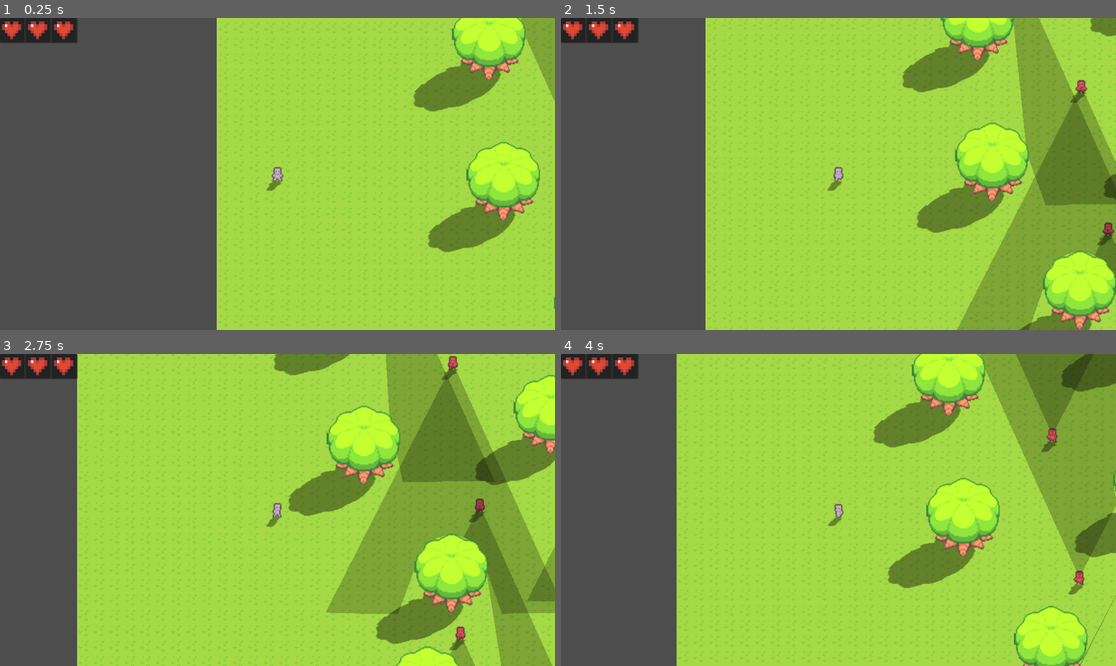
Above: before the commit, frames 1-4 (two rows, left to right).
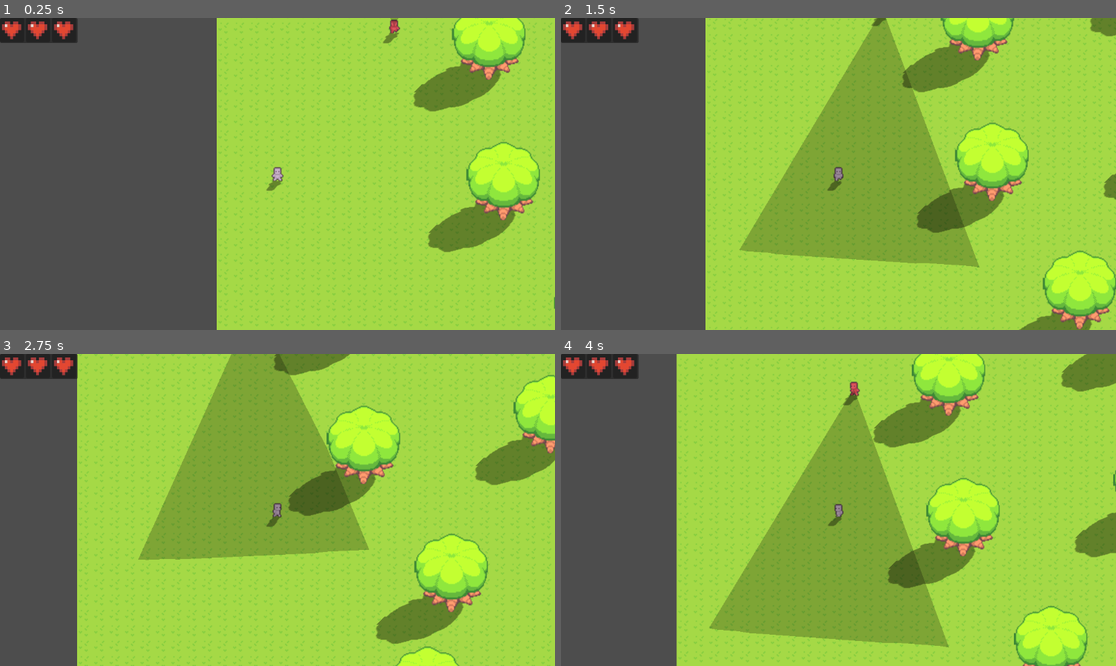
Above: after the commit, the same moments.

Repository: asuma312/red_hood_fox
Game: Godot game, scene res://main.tscn
Two runs of this game, one before a commit and one after it. Both use one fixed random seed, a clock stepped at 60 frames per second and the inputs below.
Inputs (mouse positions are in pixels of both pictures, inside the frame that each line leads up to):
- Up to frame 1 (0.25 s): no input
- Up to frame 2 (1.5 s): tap Enter at 0.5 s; hold Right (rightarrow) 0.53-1.28 s; tap ` (startwriting) at 0.6 s; click (838, 174) at 0.67 s; move the mouse to (727, 189) at 1.27 s; hold Down (downarrow) from 1.28 s (still down); tap Backspace at 1.35 s
- Up to frame 3 (2.75 s): move the mouse to (333, 441) at 2.02 s; release Down (downarrow) at 2.03 s; hold Right (rightarrow) from 2.03 s (still down); tap Delete at 2.1 s
- Up to frame 4 (4 s): move the mouse to (810, 572) at 2.77 s; release Right (rightarrow) at 2.78 s; hold Up (uparrow) 2.78-3.53 s; tap ` (startwriting) at 2.85 s; click (810, 572) at 2.92 s; move the mouse to (1005, 556) at 3.52 s; hold Left (leftarrow) from 3.53 s (still down); tap Backspace at 3.6 s

The runs differ from the first frame. In frame 1, 1.0% of the frame differs, in the area x 68-100%, y 0-27%; in frame 2, 30%; in frame 3, 35%, in the area x 24-100%, y 0-100%; in frame 4, 28%.

Commit message:
reworked the cone vision, added awareness

Diff:
--- a/chars/enemy.gd
+++ b/chars/enemy.gd
@@ -1,13 +1,13 @@
 extends CharacterBody2D
 
-var speed = 95
+var speed = 10
 var last_move = "up"
 var last_index = 0
 var actual_move
 var enemy_state
 var direction = Vector2.ZERO
 var initial_position:Vector2
-var awareness_level:int = 1
+var awareness_level:int = 0
 
 var vectors = {
 	"up": Vector2(0, -1),
@@ -19,38 +19,41 @@
 var last_position:Vector2
 var stop_chase:bool = false
 
-@onready var animated_sprite_2d: AnimatedSprite2D = $AnimatedSprite2D
-@onready var fov: Area2D = $fov
-@onready var fov_range_big: CollisionPolygon2D = $fov/fov_range_big
-@onready var fov_range_medium: CollisionPolygon2D = $fov/fov_range_medium
-@onready var fov_range_small: CollisionPolygon2D = $fov/fov_range_small
-@onready var fov_big: Polygon2D = $fov/fov_big
-@onready var visible_fov: RayCast2D = $fov/fov_big/visible_fov
-
-@onready var fov_small: Polygon2D = $fov/fov_small
-@onready var fov_polyon_checkers_big: Node2D = $fov/fov_polyon_checkers_big
-@onready var fov_polyon_checkers_small: Node2D = $fov/fov_polyon_checkers_small
-@onready var fov_polyon_checkers: Node2D
+@onready var animated_sprite_2d: AnimatedSprite2D = $animation
+
+
+@onready var fovs: Node2D = $fovs
+@onready var fov: Area2D = $fovs/fov_range_big
+@onready var fov_range_big: CollisionPolygon2D = $fovs/fov_range_big/collision_body
+@onready var fov_range_medium: CollisionPolygon2D = $fovs/fov_range_medium/collision_body
+@onready var fov_range_small: CollisionPolygon2D = $fovs/fov_range_small/collision_body
+@onready var fov_polyon_checkers_big: Node2D = $fovs/fov_polyon_checkers_big
+@onready var fov_polyon_checkers_small: Node2D = $fovs/fov_polyon_checkers_small
+
+@onready var fov_polyon_checkers:Node2D
+
 
 @onready var current_fovs: Array[CollisionPolygon2D]
-@onready var current_cone: Polygon2D
-@onready var player_finder: RayCast2D = $player_finder
+
+@onready var fov_vision: Polygon2D = $fovs/fov_vision
+
+@onready var light_source: PointLight2D = $"../lightsources/PointLight2D"
+
+@onready var player_finder: RayCast2D = $navigation/player_finder
 @onready var player:CharacterBody2D
 @onready var perma_player:CharacterBody2D
-@onready var navigation_agent_2d: NavigationAgent2D = $NavigationAgent2D
-@onready var cheat_code: RichTextLabel = $cheat_code
-
-@onready var sight_timer: Timer = $sight_timer
-@onready var move_timer: Timer = $move_timer
-@onready var searching_timer: Timer = $searching_timer
-@onready var look_timer: Timer = $look_timer
-@onready var attack_timer: Timer = $attack_timer
-
-
-
-
-@onready var light_source: PointLight2D = $"../lightsources/PointLight2D"
-@onready var light_source_finder: RayCast2D = $light_source_finder
+@onready var navigation_agent_2d: NavigationAgent2D = $navigation/NavigationAgent2D
+@onready var light_source_finder: RayCast2D = $navigation/light_source_finder
+
+@onready var sight_timer: Timer = $timers/sight_timer
+@onready var move_timer: Timer = $timers/move_timer
+@onready var searching_timer: Timer = $timers/searching_timer
+@onready var look_timer: Timer = $timers/look_timer
+@onready var attack_timer: Timer = $timers/attack_timer
+
+
+
+
 
 
 @onready var shadow_animation: AnimatedSprite2D = $shadow_checker/shadow
@@ -62,7 +65,7 @@
 
 
 func fov_polygons():
-	if not current_cone:
+	if not fov_polyon_checkers:
 		return
 	var array_vector = []
 	array_vector.append(Vector2(0,0))
@@ -76,8 +79,9 @@
 			_position = polygon.get_collision_point()
 			_position = polygon.to_local(_position)
 			array_vector.append(_position)
+
 	array_vector.append(Vector2(0,0))
-	current_cone.polygon = array_vector
+	fov_vision.polygon = array_vector
 
 func light_verifier():
 	fov_polygons()
@@ -88,21 +92,14 @@
 		fov_range_medium.disabled = true
 
 		current_fovs = [fov_range_small]
-
-		fov_big.visible = false
-		fov_small.visible = true
-		current_cone = fov_small
 		fov_polyon_checkers = fov_polyon_checkers_small
 	else:
 		fov_range_big.disabled = false
 		fov_range_medium.disabled = false
 		fov_range_small.disabled = false
 		current_fovs = [fov_range_big,fov_range_medium,fov_range_small]
-
-		fov_big.visible = true
-		fov_small.visible = false
-		current_cone = fov_big
 		fov_polyon_checkers = fov_polyon_checkers_big
+	fov = current_fovs[0].get_parent()
 
 
 	for area in shadow_checker.get_overlapping_areas():
@@ -114,11 +111,6 @@
 	in_shadow = false
 
 
-
-
-
-
-
 func _rotate_fov_to_dir(direction:Vector2):
 	if not direction:
 		return
@@ -126,8 +118,7 @@
 		direction = direction.normalized()
 
 		var angle = direction.angle()
-
-		fov.rotation = angle
+		fovs.rotation = angle
 	else:
 		print("Erro: vetor de direção inválido")
 
@@ -174,7 +165,11 @@
 	elif enemy_state == 'look' or enemy_state == 'look_reverse':
 		look_around()
 
-
+	elif enemy_state == 'waiting_to_run':
+		pass
+
+	elif enemy_state == 'idle':
+		pass
 
 
 
@@ -224,21 +219,6 @@
 	elif enemy_state == 'idle':
 		animated_sprite_2d.play("idle_down")
 
-func is_player_in_fov(player_pos: Vector2) -> bool:
-	for fov in current_fovs:
-		# Get the polygon points in local space
-		var local_polygon_points = fov.polygon
-		# Get the global transform
-		var global_transform = fov.get_global_transform_with_canvas()
-		# Transform the local points to global coordinates
-		var global_polygon_points = []
-		for point in local_polygon_points:
-			var global_point = global_transform * point
-			global_polygon_points.append(global_point)
-		# Check if the player's position is inside the polygon
-		if Geometry2D.is_point_in_polygon(player_pos, global_polygon_points):
-			return true  # Player is inside this FOV
-	return false  # Player is not inside any FOV
 
 
 
@@ -251,13 +231,17 @@
 
 			if body.is_in_shadow() and enemy_state != 'chasing':
 				return
-
+			awareness_level = 0
 
 			player = body
 			perma_player = player
-			print(is_player_in_fov(player.global_position))
-
-
+			var player_distance = player_finder.to_local(player.global_position)
+			for temp_fov in current_fovs:
+				var parent_area = temp_fov.get_parent()
+				if player in parent_area.get_overlapping_bodies():
+					print("adding awareness")
+					awareness_level+=1
+					print(awareness_level)
 			if sight_timer.is_stopped() and enemy_state not in ["chasing","chasing_ghost","waiting_to_run"]:
 				move_timer.stop()
 				enemy_state = 'waiting_to_run'
--- a/chars/enemy.tscn
+++ b/chars/enemy.tscn
@@ -293,194 +293,13 @@
 script = ExtResource("1_jtfdr")
 move_sequence = Array[String]([""])
 
-[node name="AnimatedSprite2D" type="AnimatedSprite2D" parent="."]
+[node name="animation" type="AnimatedSprite2D" parent="."]
 sprite_frames = SubResource("SpriteFrames_akp2r")
 animation = &"walk_side"
 
-[node name="CollisionShape2D" type="CollisionShape2D" parent="."]
+[node name="body_collision" type="CollisionShape2D" parent="."]
 position = Vector2(0, 0.5)
 shape = SubResource("RectangleShape2D_kaxpn")
-
-[node name="fov" type="Area2D" parent="."]
-collision_layer = 3
-collision_mask = 3
-
-[node name="fov_range_big" type="CollisionPolygon2D" parent="fov"]
-visible = false
-position = Vector2(-4, 3)
-polygon = PackedVector2Array(6, -5, 266, -122, 266, 134)
-
-[node name="fov_range_medium" type="CollisionPolygon2D" parent="fov"]
-visible = false
-position = Vector2(-4, 3)
-polygon = PackedVector2Array(6, -5, 178, -81, 177, 87)
-
-[node name="fov_range_small" type="CollisionPolygon2D" parent="fov"]
-position = Vector2(-4, 3)
-polygon = PackedVector2Array(6, -5, 72, -34, 70, 30)
-
-[node name="fov_big" type="Polygon2D" parent="fov"]
-visible = false
-color = Color(0, 0, 0, 0.243137)
-polygon = PackedVector2Array(3, -2, 261, -118, 262, 137)
-
-[node name="fov_small" type="Polygon2D" parent="fov"]
-visible = false
-color = Color(0, 0, 0, 0.243137)
-polygon = PackedVector2Array(3, -2, 68, -30, 67, 0, 66, 31)
-
-[node name="fov_polyon_checkers_big" type="Node2D" parent="fov"]
-visible = false
-
-[node name="RayCast2D" type="RayCast2D" parent="fov/fov_polyon_checkers_big"]
-target_position = Vector2(261, -118)
-collision_mask = 4
-
-[node name="RayCast2D2" type="RayCast2D" parent="fov/fov_polyon_checkers_big"]
-target_position = Vector2(260, -108)
-collision_mask = 4
-
-[node name="RayCast2D3" type="RayCast2D" parent="fov/fov_polyon_checkers_big"]
-target_position = Vector2(260, -94)
-collision_mask = 4
-
-[node name="RayCast2D4" type="RayCast2D" parent="fov/fov_polyon_checkers_big"]
-target_position = Vector2(260, -79)
-collision_mask = 4
-
-[node name="RayCast2D5" type="RayCast2D" parent="fov/fov_polyon_checkers_big"]
-target_position = Vector2(260, -63)
-collision_mask = 4
-
-[node name="RayCast2D6" type="RayCast2D" parent="fov/fov_polyon_checkers_big"]
-target_position = Vector2(261, -51)
-collision_mask = 4
-
-[node name="RayCast2D7" type="RayCast2D" parent="fov/fov_polyon_checkers_big"]
-target_position = Vector2(261, -37)
-collision_mask = 4
-
-[node name="RayCast2D8" type="RayCast2D" parent="fov/fov_polyon_checkers_big"]
-target_position = Vector2(261, -22)
-collision_mask = 4
-
-[node name="RayCast2D10" type="RayCast2D" parent="fov/fov_polyon_checkers_big"]
-target_position = Vector2(261, -11)
-collision_mask = 4
-
-[node name="RayCast2D11" type="RayCast2D" parent="fov/fov_polyon_checkers_big"]
-target_position = Vector2(261, -1)
-collision_mask = 4
-
-[node name="RayCast2D12" type="RayCast2D" parent="fov/fov_polyon_checkers_big"]
-target_position = Vector2(261, 10)
-collision_mask = 4
-
-[node name="RayCast2D13" type="RayCast2D" parent="fov/fov_polyon_checkers_big"]
-target_position = Vector2(261, 21)
-collision_mask = 4
-
-[node name="RayCast2D14" type="RayCast2D" parent="fov/fov_polyon_checkers_big"]
-target_position = Vector2(261, 33)
-collision_mask = 4
-
-[node name="RayCast2D15" type="RayCast2D" parent="fov/fov_polyon_checkers_big"]
-target_position = Vector2(261, 44)
-collision_mask = 4
-
-[node name="RayCast2D16" type="RayCast2D" parent="fov/fov_polyon_checkers_big"]
-target_position = Vector2(261, 57)
-collision_mask = 4
-
-[node name="RayCast2D17" type="RayCast2D" parent="fov/fov_polyon_checkers_big"]
-target_position = Vector2(261, 67)
-collision_mask = 4
-
-[node name="RayCast2D19" type="RayCast2D" parent="fov/fov_polyon_checkers_big"]
-target_position = Vector2(261, 78)
-collision_mask = 4
-
-[node name="RayCast2D20" type="RayCast2D" parent="fov/fov_polyon_checkers_big"]
-target_position = Vector2(261, 91)
-collision_mask = 4
-
-[node name="RayCast2D21" type="RayCast2D" parent="fov/fov_polyon_checkers_big"]
-target_position = Vector2(260, 102)
-collision_mask = 4
-
-[node name="RayCast2D22" type="RayCast2D" parent="fov/fov_polyon_checkers_big"]
-target_position = Vector2(260, 112)
-collision_mask = 4
-
-[node name="RayCast2D23" type="RayCast2D" parent="fov/fov_polyon_checkers_big"]
-target_position = Vector2(260, 123)
-collision_mask = 4
-
-[node name="RayCast2D24" type="RayCast2D" parent="fov/fov_polyon_checkers_big"]
-target_position = Vector2(259, 132)
-collision_mask = 4
-
-[node name="fov_polyon_checkers_small" type="Node2D" parent="fov"]
-visible = false
-
-[node name="RayCast2D" type="RayCast2D" parent="fov/fov_polyon_checkers_small"]
-target_position = Vector2(68, -30)
-collision_mask = 4
-
-[node name="RayCast2D2" type="RayCast2D" parent="fov/fov_polyon_checkers_small"]
-target_position = Vector2(68, -24)
-collision_mask = 4
-
-[node name="RayCast2D3" type="RayCast2D" parent="fov/fov_polyon_checkers_small"]
-target_position = Vector2(68, -17)
-collision_mask = 4
-
-[node name="RayCast2D4" type="RayCast2D" parent="fov/fov_polyon_checkers_small"]
-target_position = Vector2(67, -10)
-collision_mask = 4
-
-[node name="RayCast2D5" type="RayCast2D" parent="fov/fov_polyon_checkers_small"]
-target_position = Vector2(67, -3)
-collision_mask = 4
-
-[node name="RayCast2D6" type="RayCast2D" parent="fov/fov_polyon_checkers_small"]
-target_position = Vector2(67, 5)
-collision_mask = 4
-
-[node name="RayCast2D7" type="RayCast2D" parent="fov/fov_polyon_checkers_small"]
-target_position = Vector2(66, 13)
-collision_mask = 4
-
-[node name="RayCast2D8" type="RayCast2D" parent="fov/fov_polyon_checkers_small"]
-target_position = Vector2(65, 20)
-collision_mask = 4
-
-[node name="RayCast2D9" type="RayCast2D" parent="fov/fov_polyon_checkers_small"]
-target_position = Vector2(64, 27)
-collision_mask = 4
-
-[node name="move_timer" type="Timer" parent="."]
-wait_time = 0.2
-autostart = true
-
-[node name="player_finder" type="RayCast2D" parent="."]
-collision_mask = 6
-
-[node name="NavigationAgent2D" type="NavigationAgent2D" parent="."]
-
-[node name="sight_timer" type="Timer" parent="."]
-wait_time = 0.3
-one_shot = true
-
-[node name="searching_timer" type="Timer" parent="."]
-one_shot = true
-
-[node name="light_source_finder" type="RayCast2D" parent="."]
-target_position = Vector2(0, 4)
-collision_mask = 6
-
-[node name="look_timer" type="Timer" parent="."]
-one_shot = true
 
 [node name="shadow_checker" type="Area2D" parent="."]
 
@@ -496,9 +315,189 @@
 animation = &"idle_down"
 flip_v = true
 
-[node name="attack_timer" type="Timer" parent="."]
+[node name="fovs" type="Node2D" parent="."]
+
+[node name="fov_range_big" type="Area2D" parent="fovs"]
+visible = false
+
+[node name="collision_body" type="CollisionPolygon2D" parent="fovs/fov_range_big"]
+polygon = PackedVector2Array(5, -2, 262, -118, 260, 135)
+
+[node name="fov_range_medium" type="Area2D" parent="fovs"]
+visible = false
+
+[node name="collision_body" type="CollisionPolygon2D" parent="fovs/fov_range_medium"]
+polygon = PackedVector2Array(4, -2, 173, -77, 173, 90)
+
+[node name="fov_range_small" type="Area2D" parent="fovs"]
+visible = false
+
+[node name="collision_body" type="CollisionPolygon2D" parent="fovs/fov_range_small"]
+polygon = PackedVector2Array(3, -2, 68, -31, 66, 33)
+
+[node name="fov_vision" type="Polygon2D" parent="fovs"]
+color = Color(0, 0, 0, 0.243137)
+polygon = PackedVector2Array(3, -2, 68, -30, 67, 0, 66, 31)
+
+[node name="fov_polyon_checkers_big" type="Node2D" parent="fovs"]
+
+[node name="RayCast2D" type="RayCast2D" parent="fovs/fov_polyon_checkers_big"]
+target_position = Vector2(261, -118)
+collision_mask = 4
+
+[node name="RayCast2D2" type="RayCast2D" parent="fovs/fov_polyon_checkers_big"]
+target_position = Vector2(260, -108)
+collision_mask = 4
+
+[node name="RayCast2D3" type="RayCast2D" parent="fovs/fov_polyon_checkers_big"]
+target_position = Vector2(260, -94)
+collision_mask = 4
+
+[node name="RayCast2D4" type="RayCast2D" parent="fovs/fov_polyon_checkers_big"]
+target_position = Vector2(260, -79)
+collision_mask = 4
+
+[node name="RayCast2D5" type="RayCast2D" parent="fovs/fov_polyon_checkers_big"]
+target_position = Vector2(260, -63)
+collision_mask = 4
+
+[node name="RayCast2D6" type="RayCast2D" parent="fovs/fov_polyon_checkers_big"]
+target_position = Vector2(261, -51)
+collision_mask = 4
+
+[node name="RayCast2D7" type="RayCast2D" parent="fovs/fov_polyon_checkers_big"]
+target_position = Vector2(261, -37)
+collision_mask = 4
+
+[node name="RayCast2D8" type="RayCast2D" parent="fovs/fov_polyon_checkers_big"]
+target_position = Vector2(261, -22)
+collision_mask = 4
+
+[node name="RayCast2D10" type="RayCast2D" parent="fovs/fov_polyon_checkers_big"]
+target_position = Vector2(261, -11)
+collision_mask = 4
+
+[node name="RayCast2D11" type="RayCast2D" parent="fovs/fov_polyon_checkers_big"]
+target_position = Vector2(261, -1)
+collision_mask = 4
+
+[node name="RayCast2D12" type="RayCast2D" parent="fovs/fov_polyon_checkers_big"]
+target_position = Vector2(261, 10)
+collision_mask = 4
+
+[node name="RayCast2D13" type="RayCast2D" parent="fovs/fov_polyon_checkers_big"]
+target_position = Vector2(261, 21)
+collision_mask = 4
+
+[node name="RayCast2D14" type="RayCast2D" parent="fovs/fov_polyon_checkers_big"]
+target_position = Vector2(261, 33)
+collision_mask = 4
+
+[node name="RayCast2D15" type="RayCast2D" parent="fovs/fov_polyon_checkers_big"]
+target_position = Vector2(261, 44)
+collision_mask = 4
+
+[node name="RayCast2D16" type="RayCast2D" parent="fovs/fov_polyon_checkers_big"]
+target_position = Vector2(261, 57)
+collision_mask = 4
+
+[node name="RayCast2D17" type="RayCast2D" parent="fovs/fov_polyon_checkers_big"]
+target_position = Vector2(261, 67)
+collision_mask = 4
+
+[node name="RayCast2D19" type="RayCast2D" parent="fovs/fov_polyon_checkers_big"]
+target_position = Vector2(261, 78)
+collision_mask = 4
+
+[node name="RayCast2D20" type="RayCast2D" parent="fovs/fov_polyon_checkers_big"]
+target_position = Vector2(261, 91)
+collision_mask = 4
+
+[node name="RayCast2D21" type="RayCast2D" parent="fovs/fov_polyon_checkers_big"]
+target_position = Vector2(260, 102)
+collision_mask = 4
+
+[node name="RayCast2D22" type="RayCast2D" parent="fovs/fov_polyon_checkers_big"]
+target_position = Vector2(260, 112)
+collision_mask = 4
+
+[node name="RayCast2D23" type="RayCast2D" parent="fovs/fov_polyon_checkers_big"]
+target_position = Vector2(260, 123)
+collision_mask = 4
+
+[node name="RayCast2D24" type="RayCast2D" parent="fovs/fov_polyon_checkers_big"]
+target_position = Vector2(259, 132)
+collision_mask = 4
+
+[node name="fov_polyon_checkers_small" type="Node2D" parent="fovs"]
+visible = false
+
+[node name="RayCast2D" type="RayCast2D" parent="fovs/fov_polyon_checkers_small"]
+target_position = Vector2(67, -29)
+collision_mask = 4
+
+[node name="RayCast2D2" type="RayCast2D" parent="fovs/fov_polyon_checkers_small"]
+target_position = Vector2(67, -22)
+collision_mask = 4
+
+[node name="RayCast2D3" type="RayCast2D" parent="fovs/fov_polyon_checkers_small"]
+target_position = Vector2(67, -15)
+collision_mask = 4
+
+[node name="RayCast2D4" type="RayCast2D" parent="fovs/fov_polyon_checkers_small"]
+target_position = Vector2(67, -7)
+collision_mask = 4
+
+[node name="RayCast2D5" type="RayCast2D" parent="fovs/fov_polyon_checkers_small"]
+target_position = Vector2(67, 1)
+collision_mask = 4
+
+[node name="RayCast2D6" type="RayCast2D" parent="fovs/fov_polyon_checkers_small"]
+target_position = Vector2(66, 8)
+collision_mask = 4
+
+[node name="RayCast2D7" type="RayCast2D" parent="fovs/fov_polyon_checkers_small"]
+target_position = Vector2(66, 15)
+collision_mask = 4
+
+[node name="RayCast2D8" type="RayCast2D" parent="fovs/fov_polyon_checkers_small"]
+target_position = Vector2(65, 22)
+collision_mask = 4
+
+[node name="RayCast2D9" type="RayCast2D" parent="fovs/fov_polyon_checkers_small"]
+target_position = Vector2(65, 29)
+collision_mask = 4
+
+[node name="timers" type="Node2D" parent="."]
+
+[node name="attack_timer" type="Timer" parent="timers"]
 one_shot = true
 
-[connection signal="timeout" from="move_timer" to="." method="_on_move_timer_timeout"]
-[connection signal="timeout" from="sight_timer" to="." method="_on_sight_timer_timeout"]
-[connection signal="timeout" from="searching_timer" to="." method="_on_searching_timer_timeout"]
+[node name="look_timer" type="Timer" parent="timers"]
+one_shot = true
+
+[node name="searching_timer" type="Timer" parent="timers"]
+one_shot = true
+
+[node name="sight_timer" type="Timer" parent="timers"]
+wait_time = 0.3
+one_shot = true
+
+[node name="move_timer" type="Timer" parent="timers"]
+wait_time = 0.2
+autostart = true
+
+[node name="navigation" type="Node2D" parent="."]
+
+[node name="light_source_finder" type="RayCast2D" parent="navigation"]
+target_position = Vector2(0, 4)
+collision_mask = 6
+
+[node name="NavigationAgent2D" type="NavigationAgent2D" parent="navigation"]
+
+[node name="player_finder" type="RayCast2D" parent="navigation"]
+collision_mask = 6
+
+[connection signal="timeout" from="timers/searching_timer" to="." method="_on_searching_timer_timeout"]
+[connection signal="timeout" from="timers/sight_timer" to="." method="_on_sight_timer_timeout"]
+[connection signal="timeout" from="timers/move_timer" to="." method="_on_move_timer_timeout"]
--- a/objects/map.tscn
+++ b/objects/map.tscn
@@ -1297,71 +1297,7 @@
 position = Vector2(-1, 0)
 
 [node name="enemy" parent="enemies" instance=ExtResource("6_ggq5o")]
-position = Vector2(420, 315)
-move_sequence = Array[String](["up", "up", "up", "up", "up", "down", "down", "down", "down"])
-
-[node name="enemy10" parent="enemies" instance=ExtResource("6_ggq5o")]
-position = Vector2(392, 167)
-move_sequence = Array[String](["up", "up", "up", "up", "up", "down", "down", "down", "down"])
-
-[node name="enemy14" parent="enemies" instance=ExtResource("6_ggq5o")]
-position = Vector2(318, 30)
-move_sequence = Array[String](["up", "up", "up", "up", "up", "down", "down", "down", "down"])
-
-[node name="enemy15" parent="enemies" instance=ExtResource("6_ggq5o")]
-position = Vector2(604, 20)
-move_sequence = Array[String](["up", "up", "up", "up", "up", "down", "down", "down", "down"])
-
-[node name="enemy16" parent="enemies" instance=ExtResource("6_ggq5o")]
-position = Vector2(830, 22)
-move_sequence = Array[String](["up", "up", "up", "up", "up", "down", "down", "down", "down"])
-
-[node name="enemy17" parent="enemies" instance=ExtResource("6_ggq5o")]
-position = Vector2(830, 22)
-move_sequence = Array[String](["up", "up", "up", "up", "up", "down", "down", "down", "down"])
-
-[node name="enemy18" parent="enemies" instance=ExtResource("6_ggq5o")]
-position = Vector2(1052, 21)
-move_sequence = Array[String](["up", "up", "up", "up", "up", "down", "down", "down", "down"])
-
-[node name="enemy11" parent="enemies" instance=ExtResource("6_ggq5o")]
-position = Vector2(601, 155)
-move_sequence = Array[String](["up", "up", "up", "up", "up", "down", "down", "down", "down"])
-
-[node name="enemy12" parent="enemies" instance=ExtResource("6_ggq5o")]
-position = Vector2(811, 123)
-move_sequence = Array[String](["up", "up", "up", "up", "up", "down", "down", "down", "down"])
-
-[node name="enemy13" parent="enemies" instance=ExtResource("6_ggq5o")]
-position = Vector2(1032, 182)
-move_sequence = Array[String](["up", "up", "up", "up", "up", "down", "down", "down", "down"])
-
-[node name="enemy5" parent="enemies" instance=ExtResource("6_ggq5o")]
-position = Vector2(400, 448)
-move_sequence = Array[String](["up", "up", "up", "up", "up", "down", "down", "down", "down"])
-
-[node name="enemy6" parent="enemies" instance=ExtResource("6_ggq5o")]
-position = Vector2(615, 463)
-move_sequence = Array[String](["up", "up", "up", "up", "up", "down", "down", "down", "down"])
-
-[node name="enemy7" parent="enemies" instance=ExtResource("6_ggq5o")]
-position = Vector2(808, 408)
-move_sequence = Array[String](["up", "up", "up", "up", "up", "down", "down", "down", "down"])
-
-[node name="enemy9" parent="enemies" instance=ExtResource("6_ggq5o")]
-position = Vector2(939, 518)
-move_sequence = Array[String](["up", "up", "up", "up", "up", "down", "down", "down", "down"])
-
-[node name="enemy2" parent="enemies" instance=ExtResource("6_ggq5o")]
-position = Vector2(613, 285)
-move_sequence = Array[String](["up", "up", "up", "up", "up", "down", "down", "down", "down"])
-
-[node name="enemy3" parent="enemies" instance=ExtResource("6_ggq5o")]
-position = Vector2(826, 244)
-move_sequence = Array[String](["up", "up", "up", "up", "up", "down", "down", "down", "down"])
-
-[node name="enemy4" parent="enemies" instance=ExtResource("6_ggq5o")]
-position = Vector2(932, 317)
+position = Vector2(186, 87)
 move_sequence = Array[String](["up", "up", "up", "up", "up", "down", "down", "down", "down"])
 
 [node name="StaticBody2D" type="StaticBody2D" parent="."]
Not shown, changed: assets/tiles_stealth_game.png.import
Not shown: 1 places in scenes/tile_set_test.tscn that only renumber resources
